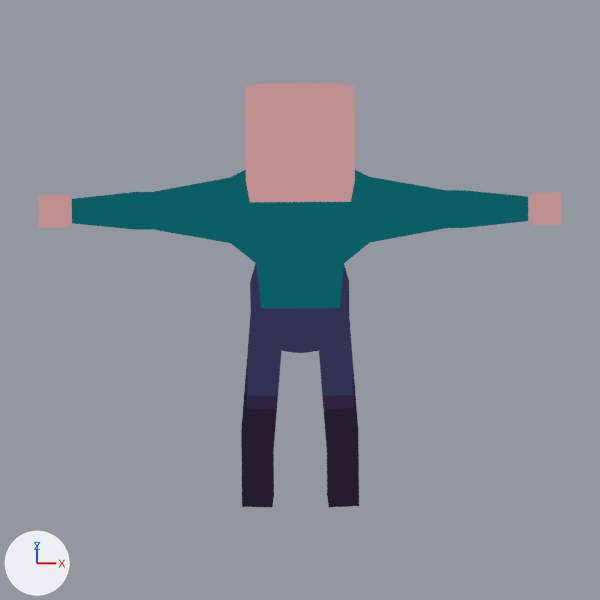
What one commit did to the Blender file bleed-client/blender/Man-Handgun.blend.
Before and after are seen from the file's camera 'Camera'. The axes (+X, +Y, +Z) are drawn at lower left. The lights are the same throughout.

Objects in the first picture: 'Character'.
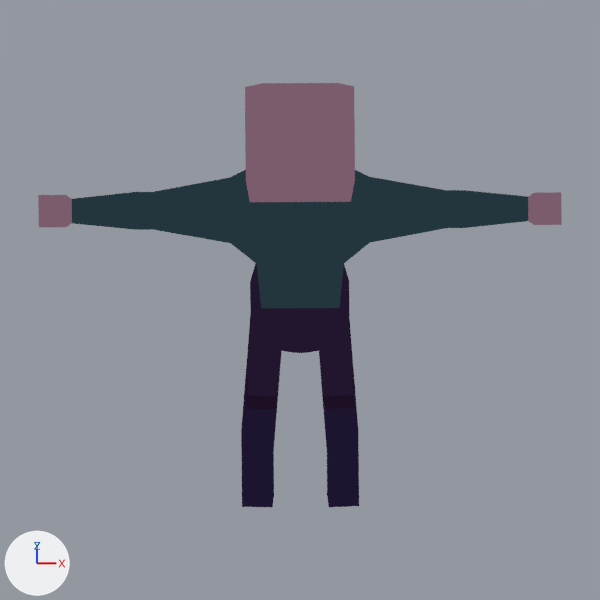
Edits to the scene script, one JSON object a line:
```json
{"op": "add", "block": "img_shade3_png", "code": ["img_shade3_png = load_image('shade3.png', '../palettes/shade3.png', 48, 1, 'sRGB')"]}
{"op": "set", "path": "mat_material_001.texture", "old": "img_shade2_png", "new": "img_shade3_png"}
```

Changed parts and their boxes [x1, y1, x2, y2] in the pictures (600 x 600 px):
```json
{"object": "Character", "change": "surface changed", "before": [38, 83, 562, 412], "after": [38, 83, 562, 412]}
```
